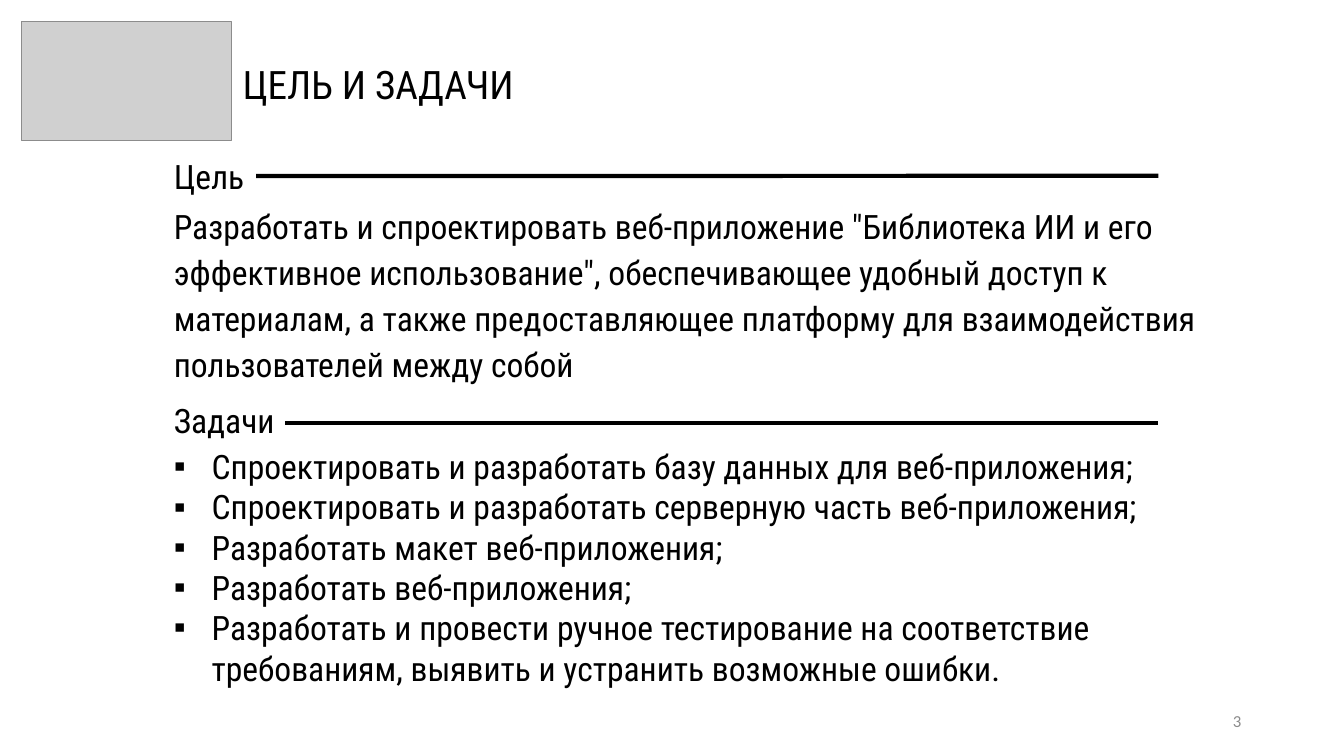
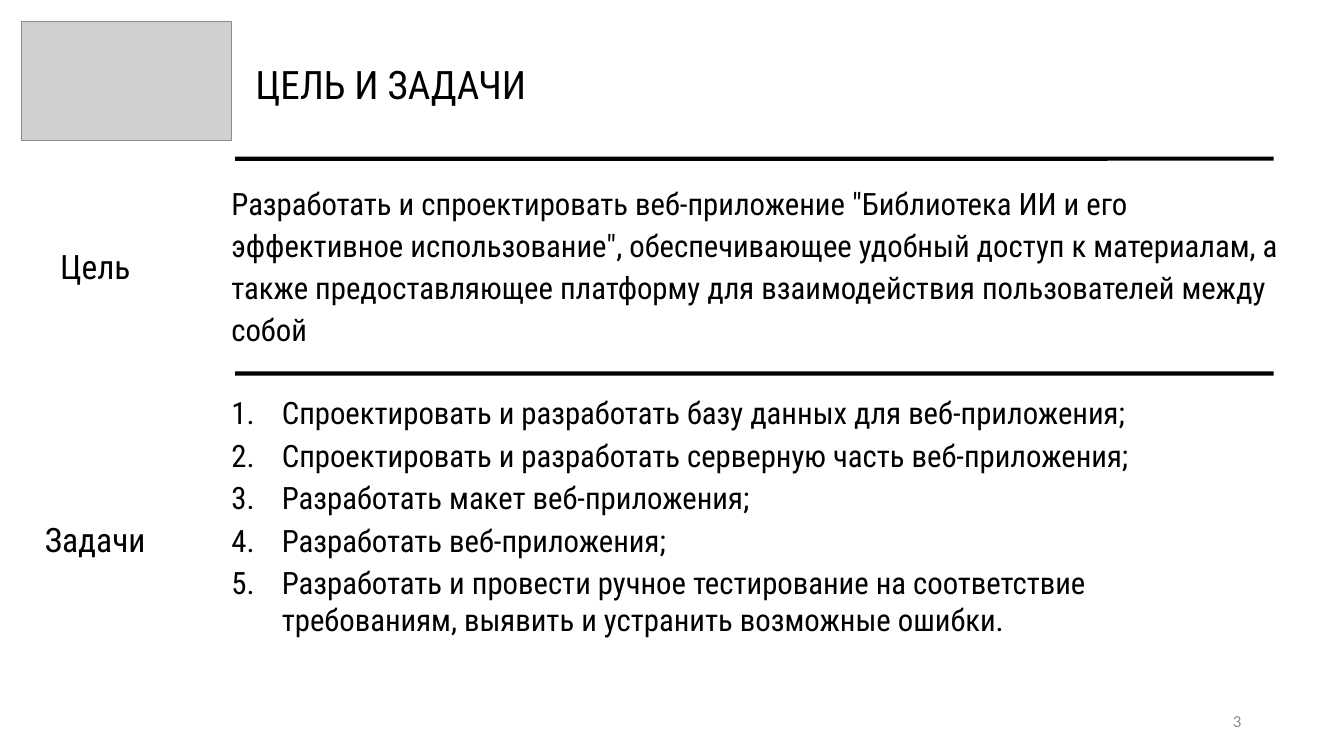
Before and after one commit to VARD0V/library-project.ru, a slide deck: slide 3 of public/assets/documents/диплом/Волков Диплом.pptx. Drawn at 1344x756 pixels with LibreOffice and Linux fonts; fonts in the diff are those of the drawing; grey boxes stand for pictures. Boxes give left, top, right and bottom in pixels: in the first picture for what was removed or moved away, otherwise in the second. Text is boxed around its words. In the diff, an @@ line names an element or a change of style, - is before the commit and + after.

```diff
--- a/public/assets/documents/диплом/Волков Диплом.pptx
+++ b/public/assets/documents/диплом/Волков Диплом.pptx
@@ text "ЦЕЛЬ И ЗАДАЧИ": place and size @@
-text "ЦЕЛЬ И ЗАДАЧИ" at box(243, 70, 514, 106)
+text "ЦЕЛЬ И ЗАДАЧИ" at box(255, 70, 527, 106)
@@ text "Разработать и спроектировать веб-приложение "Библиотека ...": place and size @@
-text "Разработать и спроектировать веб-приложение "Библиотека ..." at box(174, 213, 1195, 384)
+text "Разработать и спроектировать веб-приложение "Библиотека ..." at box(231, 191, 1278, 342)
@@ text "Разработать и спроектировать веб-приложение "Библиотека ..." at box(231, 191, 1278, 342): size 24 to 22 pt @@
@@ line moved from (256, 176) - (1158, 175) to (235, 159) - (1273, 158) @@
@@ text "Цель": place and size @@
-text "Цель" at box(174, 165, 244, 195)
+text "Цель" at box(60, 255, 130, 285)
@@ text "Спроектировать и разработать базу данных ...": place and size @@
-text "Спроектировать и разработать базу данных ..." at box(212, 453, 1137, 688)
+text "Спроектировать и разработать базу данных ..." at box(282, 400, 1129, 638)
@@ text "Спроектировать и разработать базу данных ..." at box(282, 400, 1129, 638): size 24 to 22 pt; bullet ▪ to 1.; more space between paragraphs @@
@@ line moved from (285, 423) - (1158, 423) to (235, 374) - (1273, 373) @@
@@ text "Задачи": place and size @@
-text "Задачи" at box(174, 408, 275, 439)
+text "Задачи" at box(45, 527, 146, 558)
```
Also in this commit, not shown: 2 other slides changed, 2 slides added, 4 other files.
